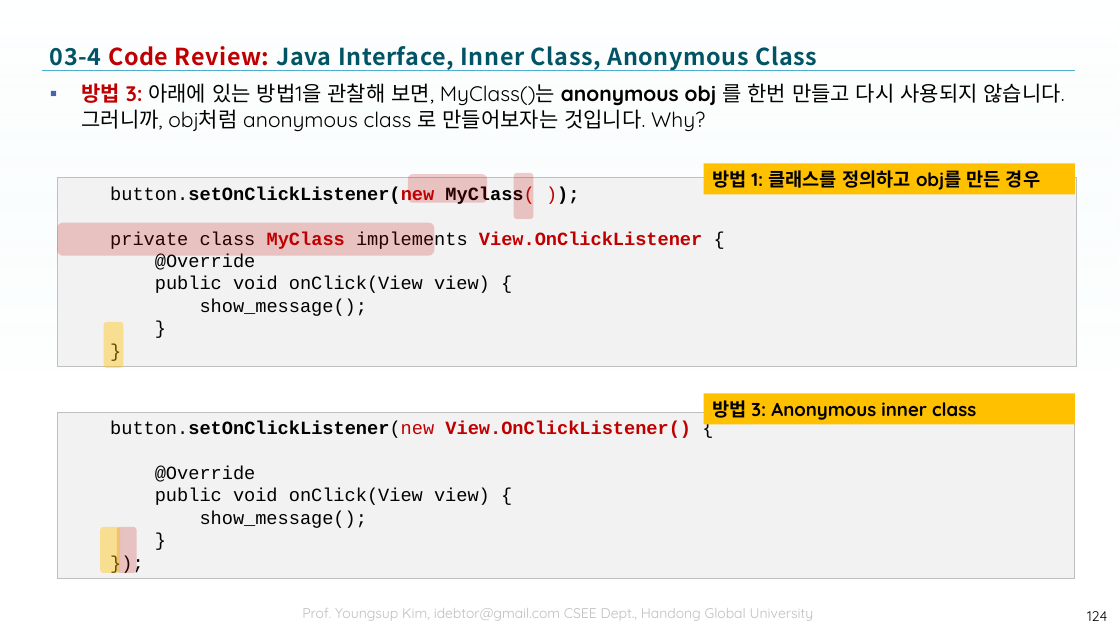
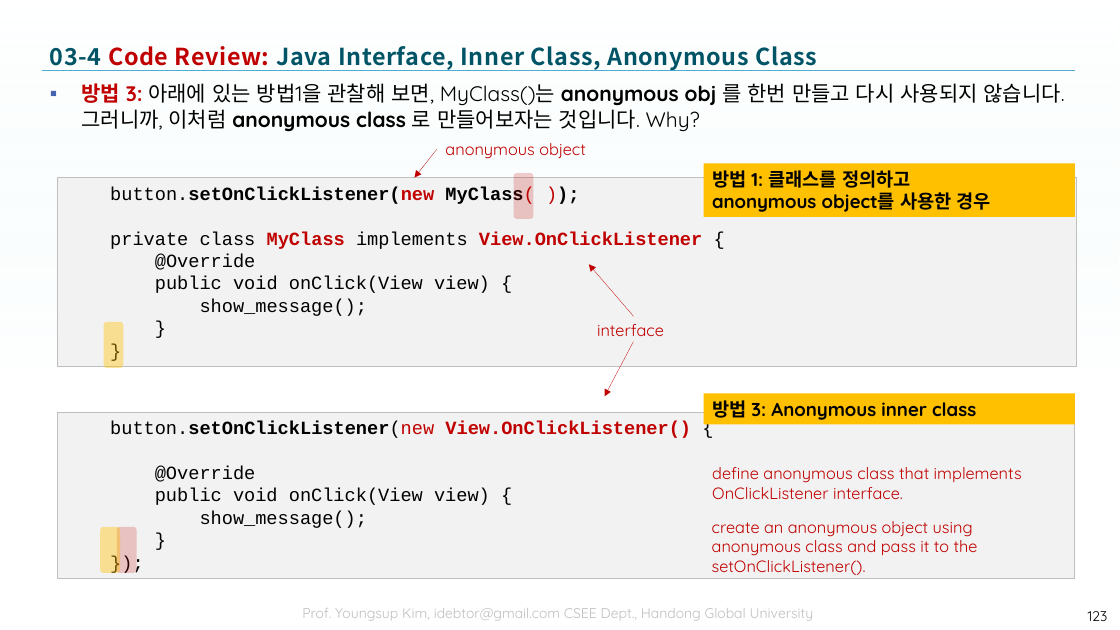
Before and after one commit to tae7841/HuStarAS, a slide deck: slide 123 of ppts/03Widget.pptx (slide 124 before the commit). Drawn at 1120x630 pixels with LibreOffice and Linux fonts; fonts in the diff are those of the drawing; background and template pictures are left out. Boxes give left, top, right and bottom in pixels: in the first picture for what was removed or moved away, otherwise in the second. Text is boxed around its words. In the diff, an @@ line names an element or a change of style, - is before the commit and + after.

```diff
--- a/ppts/03Widget.pptx
+++ b/ppts/03Widget.pptx
@@ text at [81,83,1065,132]: text changed @@
-▪ 방법 3: 아래에 있는 방법1을 관찰해 보면, MyClass()는 anonymous obj 를 한번 만들고 다시 사용되지 않습니다. 그러니까, obj처럼 anonymous class 로 만들어보자는 것입니다. Why?
+▪ 방법 3: 아래에 있는 방법1을 관찰해 보면, MyClass()는 anonymous obj 를 한번 만들고 다시 사용되지 않습니다. 그러니까, 이처럼 anonymous class 로 만들어보자는 것입니다. Why?
@@ text added at [445,143,586,159], 14 pt, text #C00000 @@
+anonymous object
@@ rounded rectangle removed at [408,174,487,202] @@
@@ arrow added from (437, 150) to (414, 177), #C00000 0.25 pt @@
@@ rectangle "방법 1: 클래스를 정의하고": place and size @@
-rectangle "방법 1: 클래스를 정의하고" at [704,163,1075,194]
+rectangle "방법 1: 클래스를 정의하고" at [704,163,1075,217]
@@ text in rectangle at [712,170,991,212]: text changed @@
-방법 1: 클래스를 정의하고 obj를 만든 경우
+방법 1: 클래스를 정의하고
+anonymous object를 사용한 경우
@@ rounded rectangle removed at [57,223,434,255] @@
@@ arrow added from (634, 316) to (589, 265), #C00000 0.25 pt @@
@@ text added at [597,324,664,336], 14 pt, text #C00000 @@
+interface
@@ arrow added from (634, 342) to (605, 397), #C00000 0.25 pt @@
@@ text added at [712,467,1022,499], 14 pt, text #C00000 @@
+define anonymous class that implements
+OnClickListener interface.
@@ text added at [712,521,978,575], 14 pt, text #C00000 @@
+create an anonymous object using
+anonymous class and pass it to the
+setOnClickListener().
@@ page number at [1088,611,1108,621]: text changed @@
-124
+123
```
Also in this commit, not shown: 10 other slides changed, 2 slides removed.
